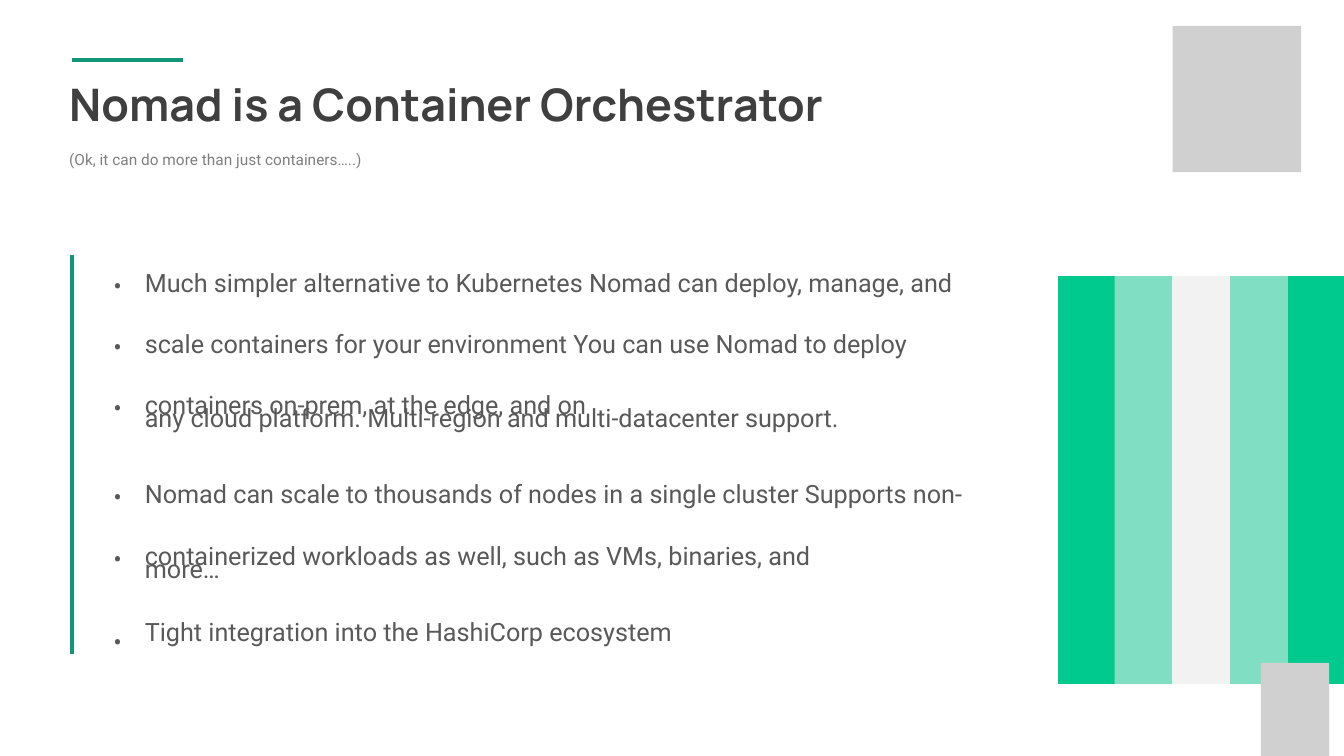
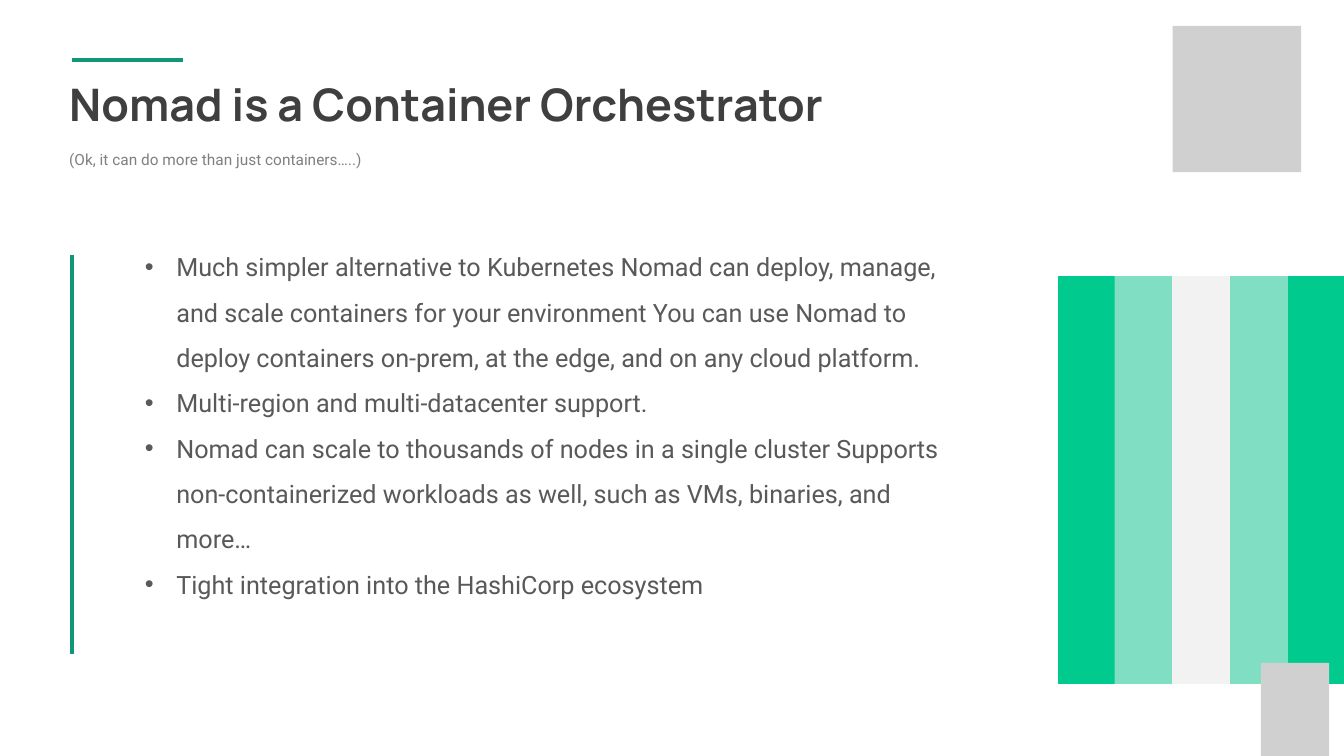
Before and after one commit to sahil7879/nomad-training, a slide deck: slide 2 of 1-Nomad+Introduction.pptx. Drawn at 1344x756 pixels with LibreOffice and Linux fonts; fonts in the diff are those of the drawing; grey boxes stand for pictures; background and template pictures are left out. Boxes give left, top, right and bottom in pixels: in the first picture for what was removed or moved away, otherwise in the second. Text is boxed around its words. In the diff, an @@ line names an element or a change of style, - is before the commit and + after.

Commit message:
updated ppts

```diff
--- a/1-Nomad+Introduction.pptx
+++ b/1-Nomad+Introduction.pptx
@@ text removed at [113, 240, 122, 414] @@
-• • •
@@ text at [176, 257, 938, 600]: text changed @@
-Much simpler alternative to Kubernetes Nomad can deploy, manage, and scale containers for your environment You can use Nomad to deploy containers on-prem, at the edge, and on
-any cloud platform. Multi-region and multi-datacenter support.
+• Much simpler alternative to Kubernetes Nomad can deploy, manage, and scale containers for your environment You can use Nomad to deploy containers on-prem, at the edge, and on any cloud platform.
+• Multi-region and multi-datacenter support.
+• Nomad can scale to thousands of nodes in a single cluster Supports non-containerized workloads as well, such as VMs, binaries, and more…
+• Tight integration into the HashiCorp ecosystem
@@ text removed at [113, 450, 122, 566] @@
-• •
@@ text removed at [145, 484, 962, 647] @@
-Nomad can scale to thousands of nodes in a single cluster Supports non-containerized workloads as well, such as VMs, binaries, and
-more…
-Tight integration into the HashiCorp ecosystem
@@ text removed at [113, 621, 122, 655] @@
-•
```
Also in this commit, not shown: 16 other slides changed, 2 other files.
